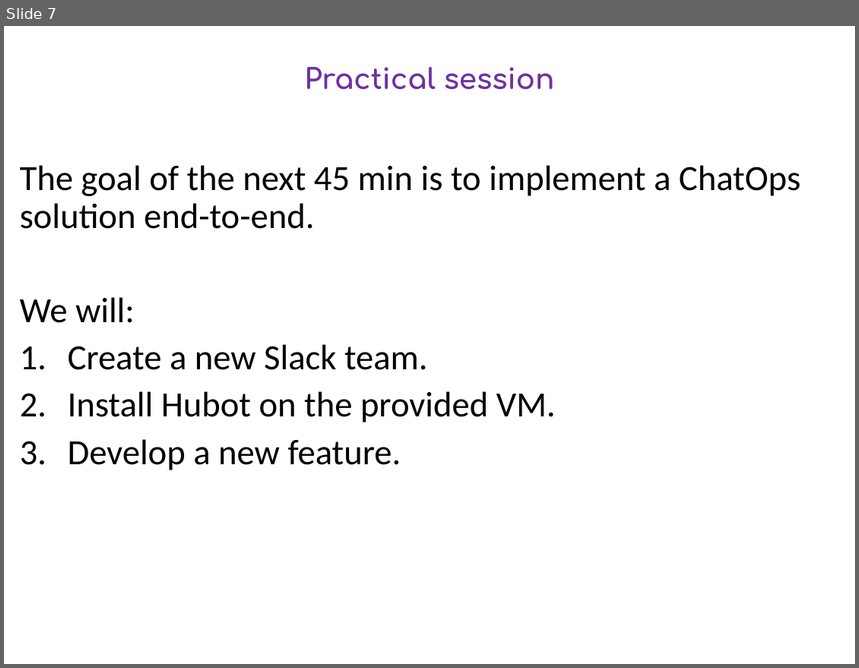
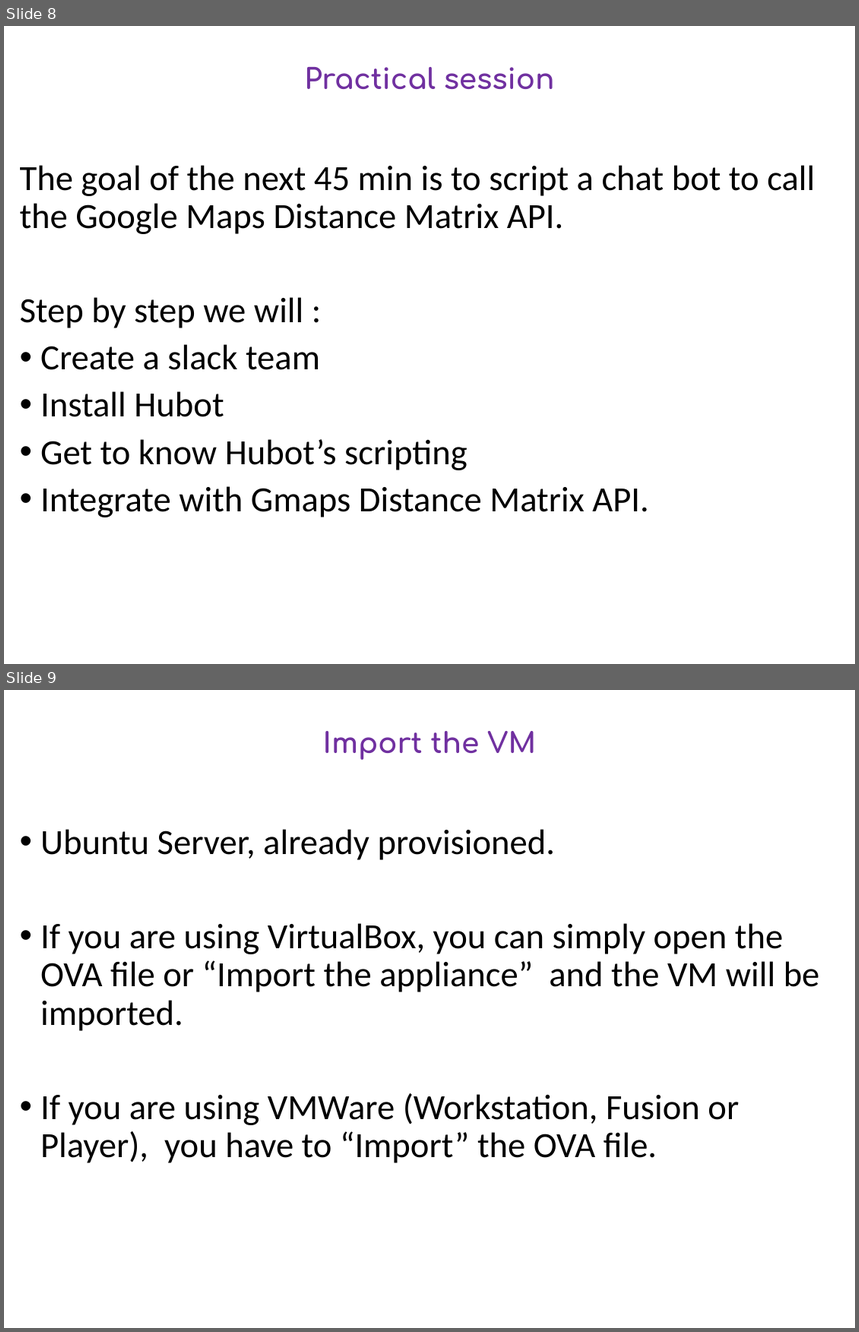
Before and after one commit to DevOpsPlayground/Hands-on-with-ChatOps, a slide deck: devops_playground_intro.pptx. Shown one above the other, each under a label of ours: slide 7 before the commit, slides 8 and 9 after it. The pictures are 859x668 and 859x1332 pixels, drawn with LibreOffice and Linux fonts; fonts in the diff are those of the drawing. Boxes give left, top, right and bottom in pixels: in the first picture for what was removed or moved away, otherwise in the second. Text is boxed around its words. In the diff, an @@ line names an element or a change of style, - is before the commit and + after.

```diff
--- a/devops_playground_intro.pptx
+++ b/devops_playground_intro.pptx
@@ slide 9 added at bbox=[4, 690, 855, 1328], background #FFFFFF @@
@@ title added at bbox=[323, 731, 536, 760], 24 pt, text #7030A0, bold @@
+Import the VM
@@ text added at bbox=[40, 829, 820, 1163], 30 pt, text #000000 @@
+• Ubuntu Server, already provisioned.
+• If you are using VirtualBox, you can simply open the OVA file or “Import the appliance” and the VM will be imported.
+• If you are using VMWare (Workstation, Fusion or Player), you have to “Import” the OVA file.
@@ what was slide 7 is now slide 8 @@
@@ slide 8 changed as well @@
@@ text at bbox=[20, 165, 815, 518]: text changed @@
-The goal of the next 45 min is to implement a ChatOps solution end-to-end.
-We will:
-1. Create a new Slack team.
-2. Install Hubot on the provided VM.
-3. Develop a new feature.
+The goal of the next 45 min is to script a chat bot to call the Google Maps Distance Matrix API.
+Step by step we will :
+• Create a slack team
+• Install Hubot
+• Get to know Hubot’s scripting
+• Integrate with Gmaps Distance Matrix API.
```
Also in this commit, not shown: 6 other slides changed, 1 other slide added.
